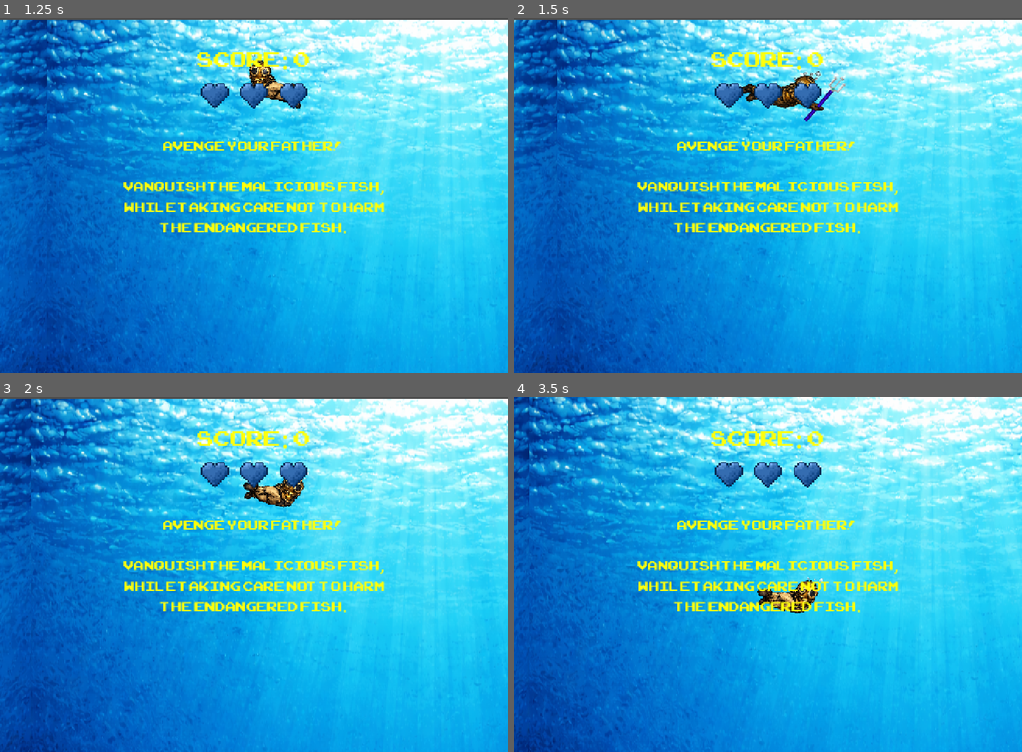
Above: before the commit, frames 1-4 (two rows, left to right).
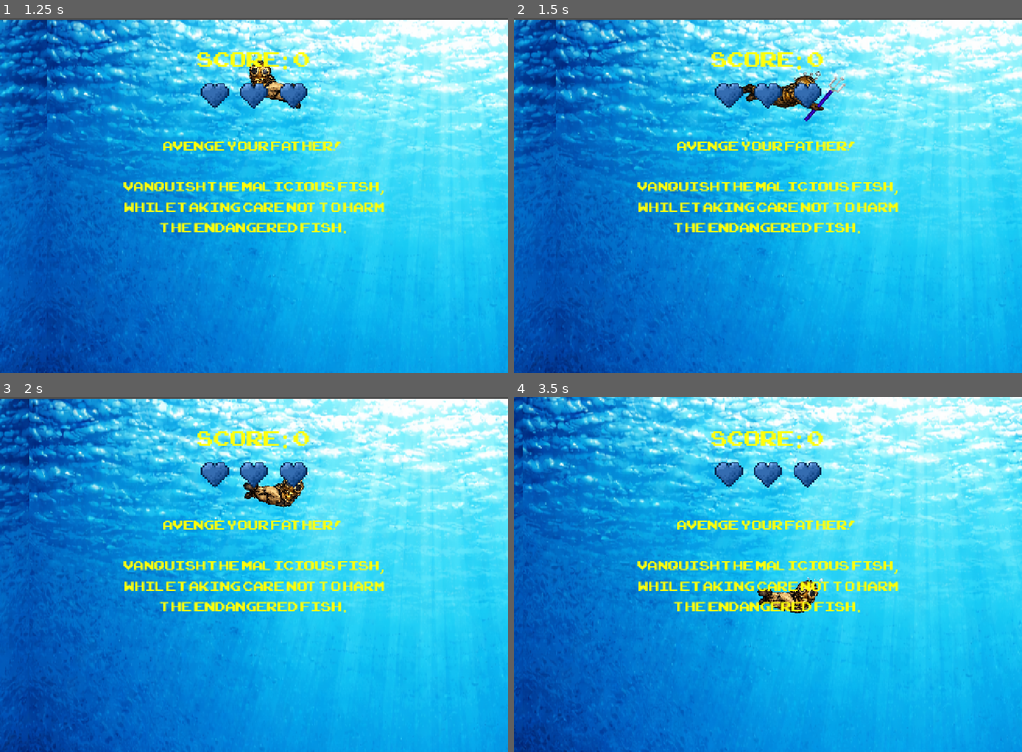
Above: after the commit, the same moments.

Repository: JanzenWill/FAT_SJ
Game: Godot game, scene res://main.tscn
Same seed, same stepped clock (60 frames per second), same inputs: the game is played once before the commit and once after it.
Inputs (mouse positions are in pixels of both pictures, inside the frame that each line leads up to):
- Up to frame 1 (1.25 s): click "START" at 0.5 s
- Up to frame 2 (1.5 s): move the mouse to (879, 177) at 1.27 s; hold Right (move_right) from 1.28 s (still down); click (879, 177) at 1.35 s
- Up to frame 3 (2 s): keep holding Right (move_right)
- Up to frame 4 (3.5 s): move the mouse to (666, 592) at 2.02 s; release Right (move_right) at 2.03 s; hold Down (move_down) 2.03-2.78 s; click (666, 592) at 2.1 s; move the mouse to (818, 496) at 2.77 s; hold Right (move_right) from 2.78 s (still down); click (818, 496) at 2.85 s

Frame 1 is identical in both runs. In frame 2, 2.3% of the frame differs, in the area x 0-100%, y 0-100%; in frame 3, 10%; in frame 4, 18%.

Commit message:
fixed letter to shark

Diff:
--- a/main.gd
+++ b/main.gd
@@ -255,8 +255,8 @@
 func _on_shark_boss_killed() -> void:
 	shark_alive = false
 	shark_boss = null
-	$player.health = $player.max_health
-	$hud.update_health(3)
+	$Player.health = $Player.max_health
+	$HUD.update_health(3)
 
 	for i in range(3):
 		$SharkBossMessages/SharkEnd.visible = true
--- a/player.gd
+++ b/player.gd
@@ -1,6 +1,6 @@
 extends Area2D
 
-@export var speed: float = 300.0
+@export var speed: float = 350.0
 @export var sink_speed: float = 90.0
 @export var attack_duration: float = 0.2
 @export var max_health: int = 3
